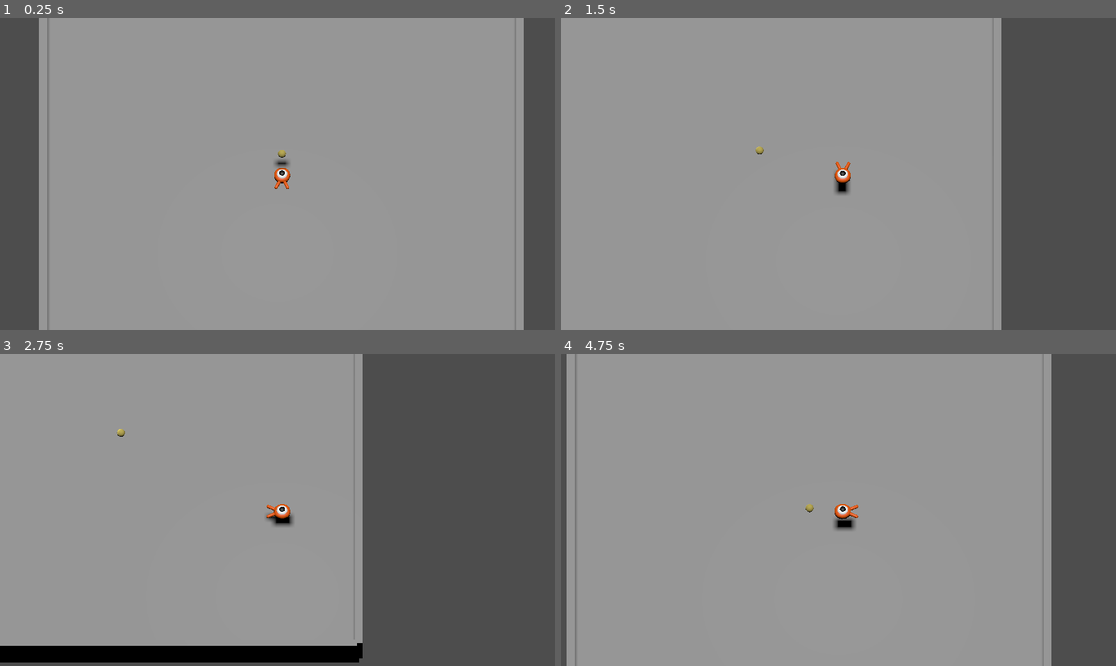
Above: before the commit, frames 1-4 (two rows, left to right).
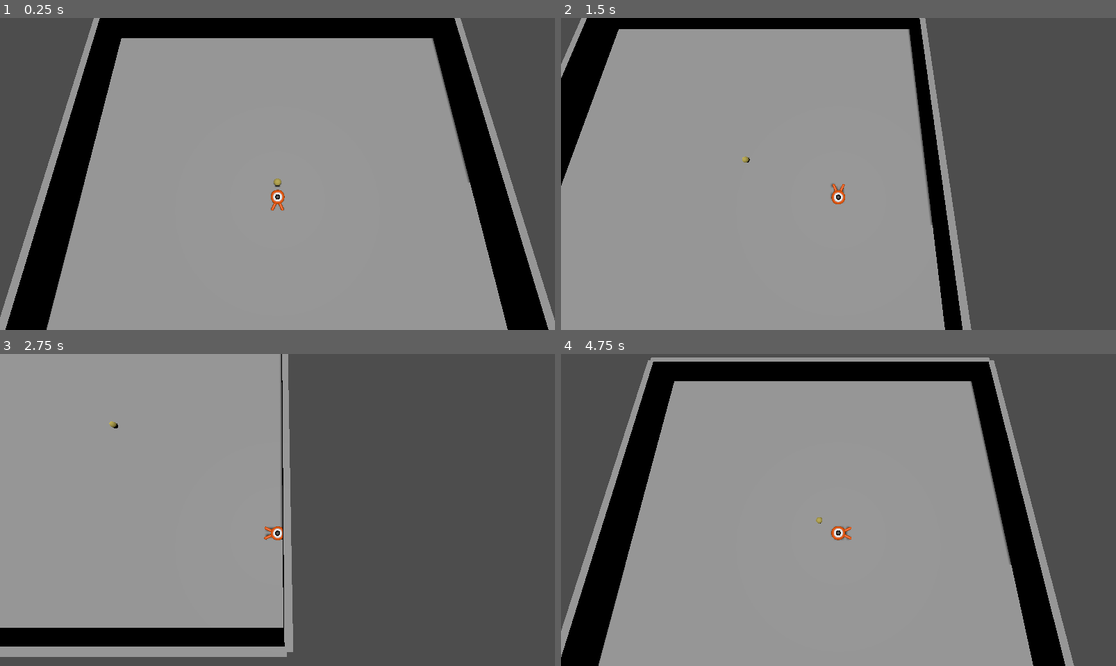
Above: after the commit, the same moments.

Repository: renatotaniii/silly-run
Game: Godot game, scene res://godot/main.tscn
The game is run twice, just before and just after one commit, with the same random seed, the same clock (stepped at 60 frames per second) and the same inputs.
Inputs:
- Up to frame 1 (0.25 s): no input
- Up to frame 2 (1.5 s): tap Enter at 0.5 s; hold D (move_right) 0.53-1.28 s; tap Shift (dash, bound only after the commit) at 0.6 s; tap Space (jump) at 0.77, 0.8, 1.07, 1.35 s; hold S (move_back) from 1.28 s (still down)
- Up to frame 3 (2.75 s): tap Space (jump) at 1.52, 1.82, 2.3 s; tap Shift (dash, bound only after the commit) at 1.55, 2.1 s; release S (move_back) at 2.03 s; hold D (move_right) from 2.03 s (still down)
- Up to frame 4 (4.75 s): release D (move_right) at 2.78 s; hold W (move_forward) 2.78-3.53 s; tap Shift (dash, bound only after the commit) at 2.85, 4.35 s; tap Space (jump) at 3.02, 3.32, 3.6, 3.77, 4.07, 4.52 s; hold A (move_left) from 3.53 s (still down)

The runs differ from the first frame. In frame 1, 24% of the frame differs, in the area x 0-100%, y 0-100%; in frame 2, 17%; in frame 3, 19%; in frame 4, 26%, in the area x 0-93%, y 0-100%.

Commit message:
refactor: add improvements to player-ball interaction

Diff:
--- /dev/null
+++ b/godot/ball.gd
@@ -0,0 +1,34 @@
+extends RigidBody3D
+
+# Configurables for interaction
+@export var move_force: float = 50.0       # force applied by player pushes
+@export var max_speed: float = 50.0
+@export var drag: float = 0.1
+
+var velocity_approx = Vector3.ZERO
+
+func _ready():
+	sleeping = false
+	can_sleep = false # prevent the ball from freezing when completely at rest
+
+func _physics_process(_delta: float):
+	velocity_approx = Vector3(linear_velocity.x, 0, linear_velocity.z)
+
+	# Drag to prevent infinite sliding
+	"""
+	if velocity_approx.length() > 0.01:  # only apply drag if significant
+		var drag_force = -velocity_approx.normalized() * drag * mass
+		apply_central_force(drag_force)
+	"""
+
+	# Limit horizontal speed
+	if velocity_approx.length() > max_speed:
+		var horizontal_velocity = velocity_approx.normalized() * max_speed
+		linear_velocity.x = horizontal_velocity.x
+		linear_velocity.z = horizontal_velocity.z
+
+# Player interaction
+func push(direction: Vector3, strength=1.0):
+	if direction.length() == 0:
+		return
+	apply_central_impulse(direction * move_force * strength)
--- a/godot/ball.tscn
+++ b/godot/ball.tscn
@@ -1,8 +1,10 @@
-[gd_scene load_steps=5 format=3 uid="uid://cxheyyqptgx6c"]
+[gd_scene load_steps=6 format=3 uid="uid://cxheyyqptgx6c"]
+
+[ext_resource type="Script" uid="uid://c3gl8gxfs6drl" path="res://godot/ball.gd" id="1_dq3un"]
 
 [sub_resource type="PhysicsMaterial" id="PhysicsMaterial_2oo46"]
 friction = 0.4
-bounce = 0.6
+bounce = 0.4
 
 [sub_resource type="SphereShape3D" id="SphereShape3D_5s166"]
 
@@ -12,8 +14,8 @@
 albedo_color = Color(0.7165119, 0.65688205, 0.31454715, 1)
 
 [node name="Ball" type="RigidBody3D"]
-mass = 0.001
 physics_material_override = SubResource("PhysicsMaterial_2oo46")
+script = ExtResource("1_dq3un")
 
 [node name="CollisionShape3D" type="CollisionShape3D" parent="."]
 shape = SubResource("SphereShape3D_5s166")
--- a/godot/main.tscn
+++ b/godot/main.tscn
@@ -36,11 +36,6 @@
 shadow_enabled = true
 
 [node name="Player" parent="." instance=ExtResource("1_5s166")]
-
-[node name="Camera3D" type="Camera3D" parent="Player"]
-transform = Transform3D(1, 0, 0, 0, 0.5, 0.86602545, 0, -0.86602545, 0.5, -0.5610962, 19.875933, 11)
-projection = 1
-size = 39.33005
 
 [node name="WallNegativeZ" type="StaticBody3D" parent="."]
 transform = Transform3D(1.3113416e-07, 0, 1, 0, 1, 0, -1, 0, 1.3113416e-07, -0.23722838, 0, -0.22207642)
--- a/godot/player.gd
+++ b/godot/player.gd
@@ -1,45 +1,81 @@
 extends CharacterBody3D
 
-@export var speed = 14 # m/s
-@export var fall_acceleration = 75 # m/s^2
-@export var jump_impulse = 20 # N*s, basically "instant" momentum
+# Configurables
+@export var move_speed = 10.0
+@export var jump_impulse = 5.0
+@export var gravity = ProjectSettings.get_setting("physics/3d/default_gravity")
+@export var dash_force = 100.0
+@export var dash_duration = 0.5
+@export var momentum_increase_rate = 3.0
+@export var momentum_decay_rate = 4.0
+@export var max_momentum = 2.0
 
-var target_velocity = Vector3.ZERO
+# Ball reference
+@export var ball_node_path: NodePath
+@onready var ball: RigidBody3D = get_node(ball_node_path)
 
-# Currently, applied force is dependent on the speed of the player
-# TODO: - add a "push" to apply on the ball
-#       - fix jank when it comes to interacting with the ball
 
-# _physics runs on every frame, dependent on the application
-# _physics_process runs at a specified frame rate (default 60/s)
-func _physics_process(delta):
-	var direction = Vector3.ZERO # store input direction
+# Player state
+var momentum = 1.0
+var dash_timer = 0.0
+var is_dashing = false
 
+
+# Returns a direction for use with e.g. speed
+func get_input_direction() -> Vector3:
+	var direction = Vector3.ZERO
+
+	if Input.is_action_pressed("move_forward"):
+		direction.z -= 1
+	if Input.is_action_pressed("move_back"):
+		direction.z += 1
 	if Input.is_action_pressed("move_right"):
-		direction.x += 1 # absolute direction
+		direction.x += 1
 	if Input.is_action_pressed("move_left"):
 		direction.x -= 1
-	if Input.is_action_pressed("move_back"):
-		direction.z += 1
-	if Input.is_action_pressed("move_forward"):
-		direction.z -= 1
-	if is_on_floor() and Input.is_action_just_pressed("jump"):
-		target_velocity.y = jump_impulse
 
-	# Scale according to multiple inputs
-	if direction != Vector3.ZERO:
+	if direction.length() > 0:
 		direction = direction.normalized()
 		$Pivot.basis = Basis.looking_at(direction)
 
-	# Ground velocity
-	target_velocity.x = direction.x * speed
-	target_velocity.z = direction.z * speed
+	return direction
 
+func _physics_process(delta: float) -> void:
 	# Vertical velocity
 	if not is_on_floor():
-		# fall_acceleration is in m/s^2, delta is in s
-		# final_v = initial_v + (-g * T)
-		target_velocity.y = target_velocity.y - (fall_acceleration * delta)
+		# final_v = initial_v + (-gravity * time)
+		velocity.y -= gravity * delta
+	else:
+		if Input.is_action_just_pressed("jump"):
+			velocity.y = jump_impulse
 
-	velocity = target_velocity
+	# Player momentum
+	var input_direction = get_input_direction()
+	if input_direction.length() > 0:
+		momentum = min(momentum + momentum_increase_rate * delta, max_momentum)
+	else:
+		momentum = max(momentum - momentum_decay_rate * delta, 1.0)
+
+	# Apply movement
+	var target_velocity = input_direction * move_speed * momentum
+	velocity.x = target_velocity.x # can also use linear interpolation
+	velocity.z = target_velocity.z
+
+	# Dash
+	if Input.is_action_just_pressed("dash") and not is_dashing:
+		is_dashing = true
+		dash_timer = dash_duration
+		velocity += input_direction * dash_force
+
+	if is_dashing:
+		dash_timer -= delta
+		if dash_timer <= 0.0:
+			is_dashing = false
+
 	move_and_slide()
+
+	# Ball interactions
+	if ball and input_direction.length() > 0:
+		var distance = (ball.global_position - global_position).length()
+		if distance < 3.0:  # interaction range
+			ball.push(input_direction, 1.0)  # strength can be adjusted
--- a/godot/player.tscn
+++ b/godot/player.tscn
@@ -14,6 +14,10 @@
 [node name="Character" parent="Pivot" instance=ExtResource("1_4flbx")]
 transform = Transform3D(1, 0, 0, 0, 1, 0, 0, 0, 1, 0, 0.44492358, 0)
 
+[node name="Camera3D" type="Camera3D" parent="."]
+transform = Transform3D(1, 0, 0, 0, 0.17364822, 0.9848077, 0, -0.9848077, 0.17364822, 0, 20, 0)
+fov = 100.0
+
 [node name="CollisionShape3D" type="CollisionShape3D" parent="."]
 transform = Transform3D(1, 0, 0, 0, 1, 0, 0, 0, 1, 0, 0.829257, 0)
 shape = SubResource("SphereShape3D_onrkg")
--- a/project.godot
+++ b/project.godot
@@ -50,3 +50,8 @@
 "events": [Object(InputEventKey,"resource_local_to_scene":false,"resource_name":"","device":-1,"window_id":0,"alt_press …(191 unchanged characters)…
 ]
 }
+dash={
+"deadzone": 0.2,
+"events": [Object(InputEventKey,"resource_local_to_scene":false,"resource_name":"","device":-1,"window_id":0,"alt_pressed":false,"shift_pressed":false,"ctrl_pressed":false,"meta_pressed":false,"pressed":false,"keycode":0,"physical_keycode":4194325,"key_label":0,"unicode":0,"location":0,"echo":false,"script":null)
+]
+}
Not shown, added: godot/ball.gd.uid
